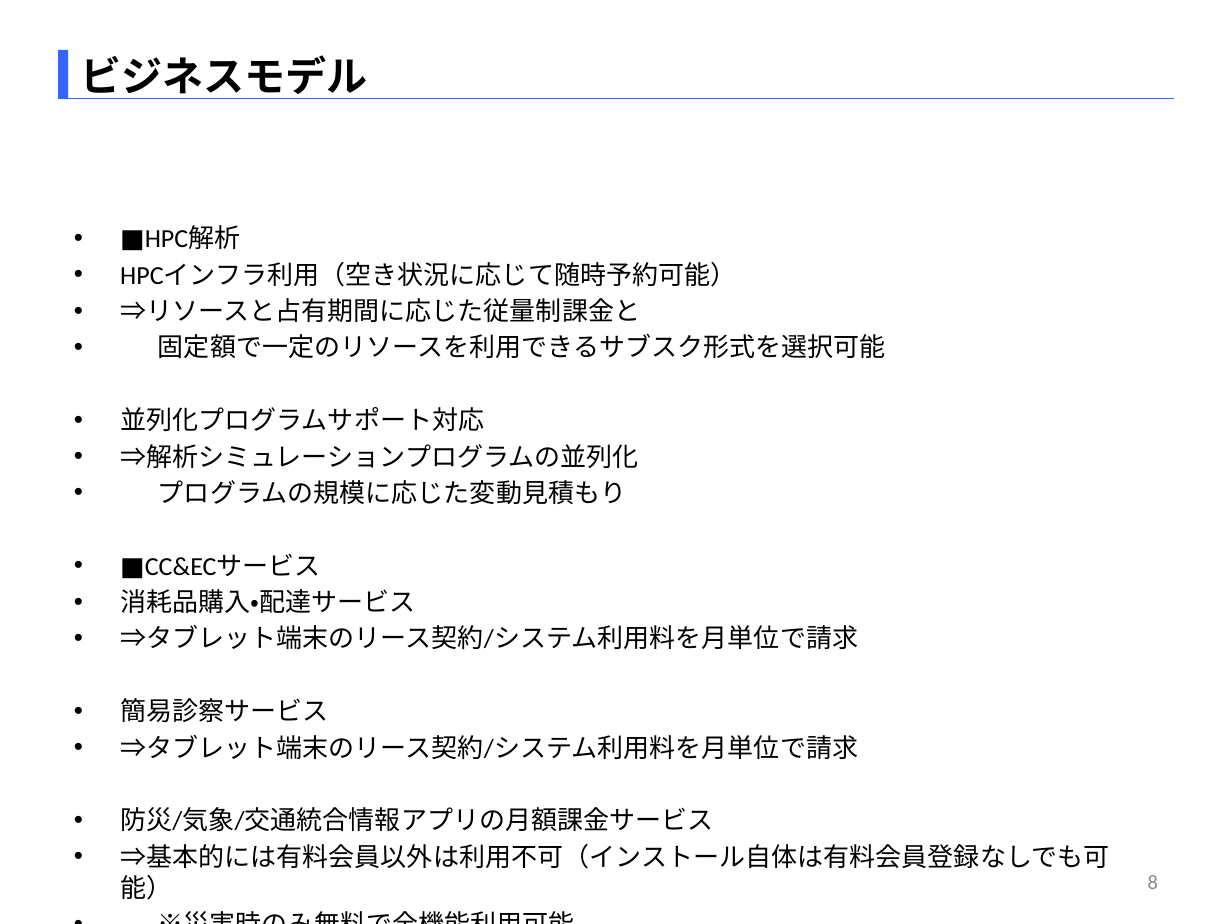
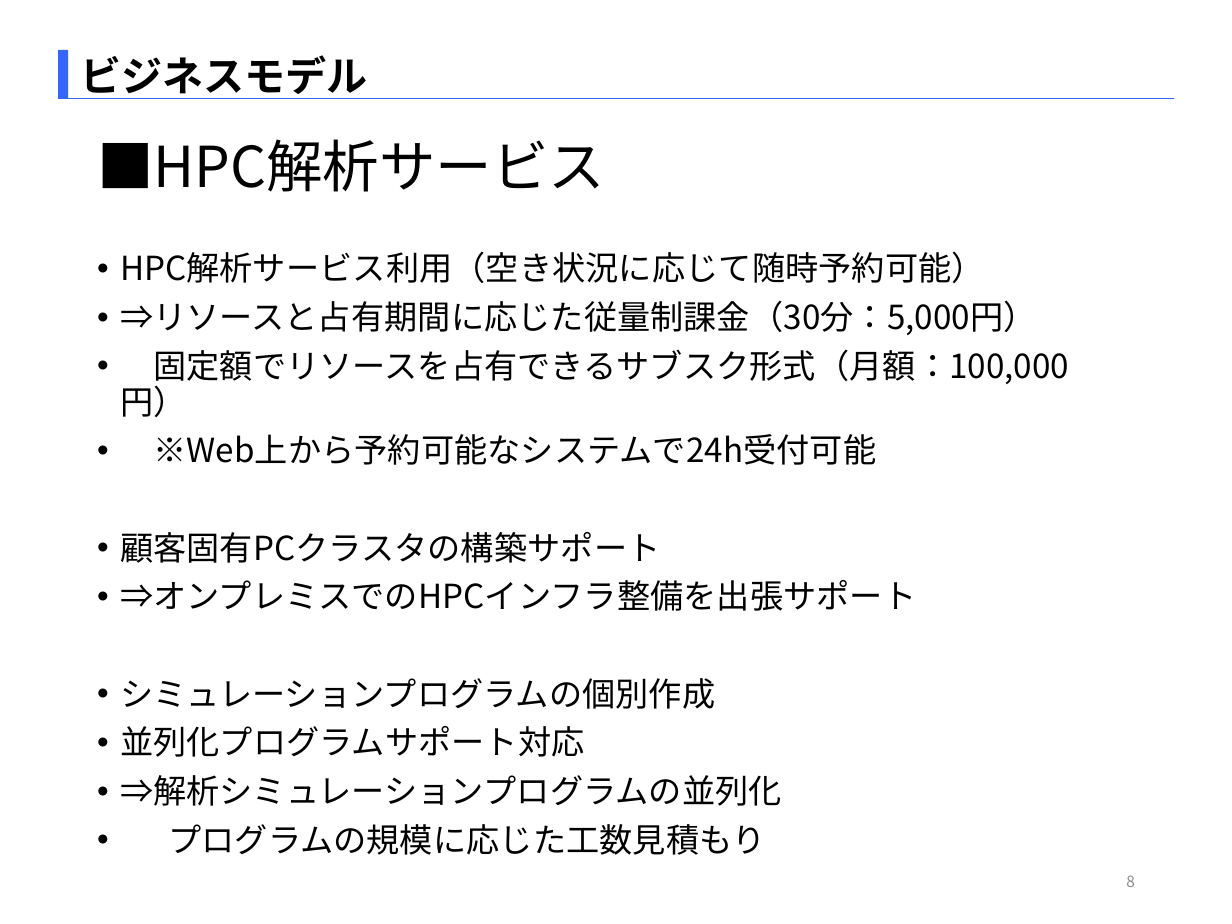
Before and after one commit to SITH-YN/PythonTool, a slide deck: slide 8 of Temp/EMB本部_中村洋太_290863_[HPC解析_CC&ECサービス].pptx. Drawn at 1232x924 pixels with LibreOffice and Linux fonts; fonts in the diff are those of the drawing. Boxes give left, top, right and bottom in pixels: in the first picture for what was removed or moved away, otherwise in the second. Text is boxed around its words. In the diff, an @@ line names an element or a change of style, - is before the commit and + after.

```diff
--- a/Temp/EMB本部_中村洋太_290863_[HPC解析_CC&ECサービス].pptx
+++ b/Temp/EMB本部_中村洋太_290863_[HPC解析_CC&ECサービス].pptx
@@ title added at bbox=[97, 139, 605, 192], 33 pt, text #000000 @@
+■HPC解析サービス
@@ text "HPC解析サービス利用（空き状況に応じて随時予約可能）": place and size @@
-text "HPC解析サービス利用（空き状況に応じて随時予約可能）" at bbox=[120, 227, 1110, 900]
+text "HPC解析サービス利用（空き状況に応じて随時予約可能）" at bbox=[120, 251, 1069, 855]
@@ text at bbox=[120, 251, 1069, 709]: text changed; size 15.2 to 19.4 pt; font Calibri to Noto Sans CJK JP @@
-• ■HPC解析
-• HPCインフラ利用（空き状況に応じて随時予約可能）
-• ⇒リソースと占有期間に応じた従量制課金と
-• 固定額で一定のリソースを利用できるサブスク形式を選択可能
+• HPC解析サービス利用（空き状況に応じて随時予約可能）
+• ⇒リソースと占有期間に応じた従量制課金（30分：5,000円）
+• 固定額でリソースを占有できるサブスク形式（月額：100,000円）
+• ※Web上から予約可能なシステムで24h受付可能
+• 顧客固有PCクラスタの構築サポート
+• ⇒オンプレミスでのHPCインフラ整備を出張サポート
+• シミュレーションプログラムの個別作成
@@ text at bbox=[120, 726, 782, 806]: size 15.2 to 19.4 pt, font Calibri to Noto Sans CJK JP in "並列化プログラムサポート対応", "⇒解析シミュレーションプログラムの並列化"; indent changed; line spacing 1 to 0.9; more space between paragraphs @@
@@ text at bbox=[168, 824, 766, 855]: text changed; size 15.2 to 19.4 pt; font Calibri to Noto Sans CJK JP @@
-• プログラムの規模に応じた変動見積もり
-• ■CC&ECサービス
-• 消耗品購入・配達サービス
-• ⇒タブレット端末のリース契約/システム利用料を月単位で請求
-• 簡易診察サービス
-• ⇒タブレット端末のリース契約/システム利用料を月単位で請求
-• 防災/気象/交通統合情報アプリの月額課金サービス
-• ⇒基本的には有料会員以外は利用不可（インストール自体は有料会員登録なしでも可能）
-• ※災害時のみ無料で全機能利用可能
+• プログラムの規模に応じた工数見積もり
@@ page number: place and size @@
-page number at bbox=[1148, 875, 1158, 889]
+page number at bbox=[1126, 875, 1135, 887]
@@ page number at bbox=[1126, 875, 1135, 887]: size 12 to 9 pt, font Calibri to Noto Sans CJK JP @@
```
Also in this commit, not shown: 9 other slides changed, 3 slides added, 1 slide removed.
